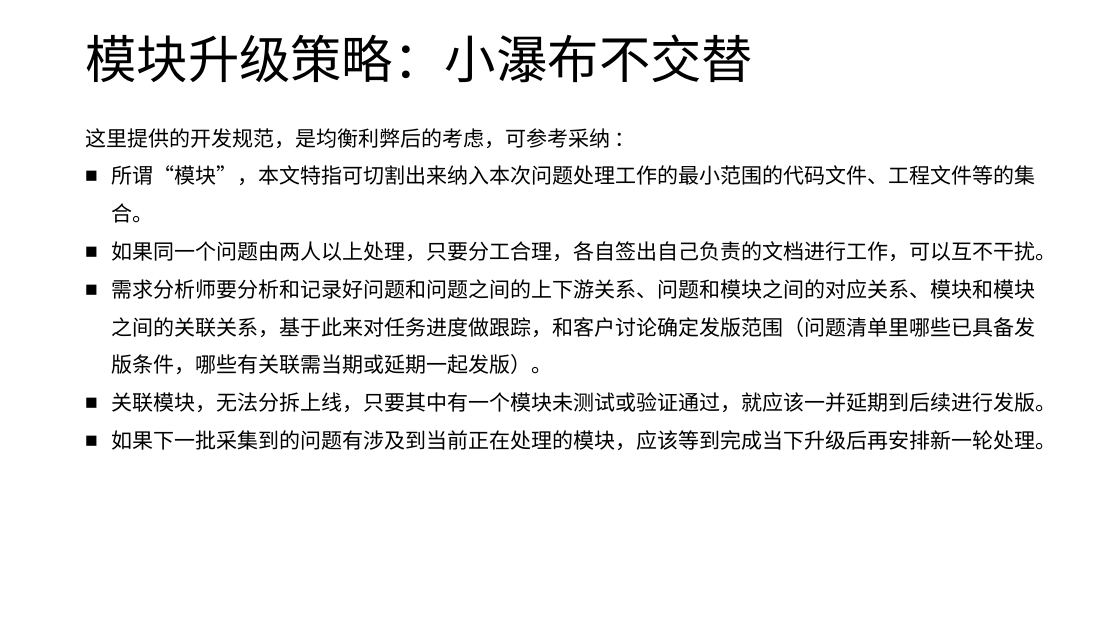
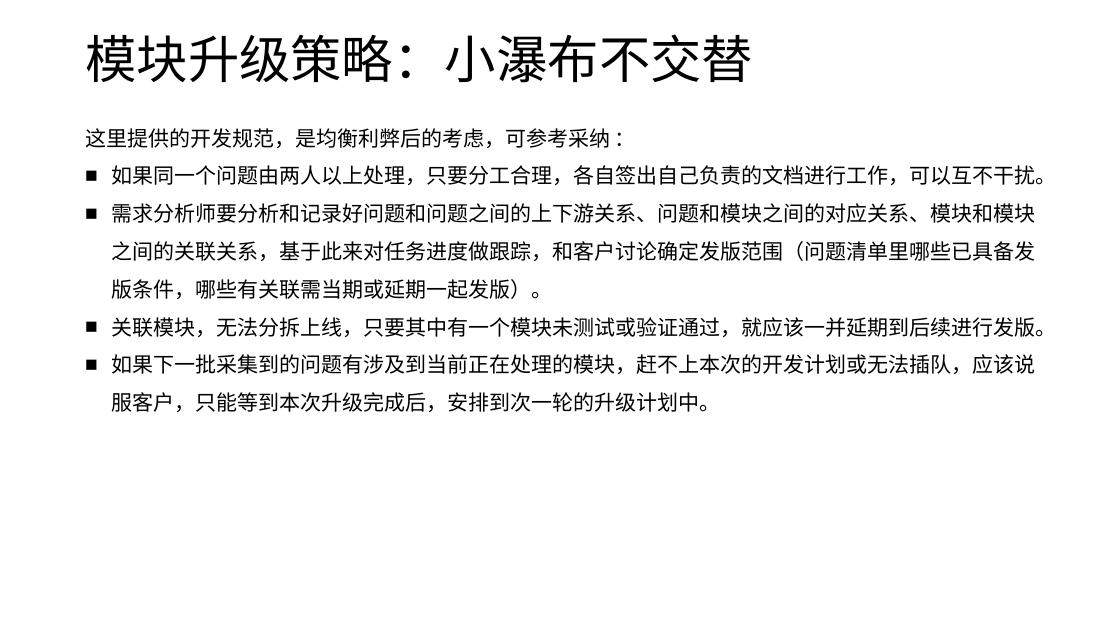
Before and after one commit to phenixiii/software-engineering-technology, a slide deck: slide 11 of ISO/作业指导书/21问题处理清单及跟踪作业指导书 - 软件版本规划和控制.pptx. Drawn at 1120x630 pixels with LibreOffice and Linux fonts; fonts in the diff are those of the drawing. Boxes give left, top, right and bottom in pixels: in the first picture for what was removed or moved away, otherwise in the second. Text is boxed around its words. In the diff, an @@ line names an element or a change of style, - is before the commit and + after.

```diff
--- a/ISO/作业指导书/21问题处理清单及跟踪作业指导书 - 软件版本规划和控制.pptx
+++ b/ISO/作业指导书/21问题处理清单及跟踪作业指导书 - 软件版本规划和控制.pptx
@@ text at [111, 165, 1035, 223]: paragraph removed @@
-■ 所谓“模块”，本文特指可切割出来纳入本次问题处理工作的最小范围的代码文件、工程文件等的集合。
@@ text at [111, 354, 1035, 412]: text changed @@
-■ 如果下一批采集到的问题有涉及到当前正在处理的模块，应该等到完成当下升级后再安排新一轮处理。
+■ 如果下一批采集到的问题有涉及到当前正在处理的模块，赶不上本次的开发计划或无法插队，应该说服客户，只能等到本次升级完成后，安排到次一轮的升级计划中。
```
Also in this commit, not shown: 3 other slides changed, 1 slide added, 4 other files.
